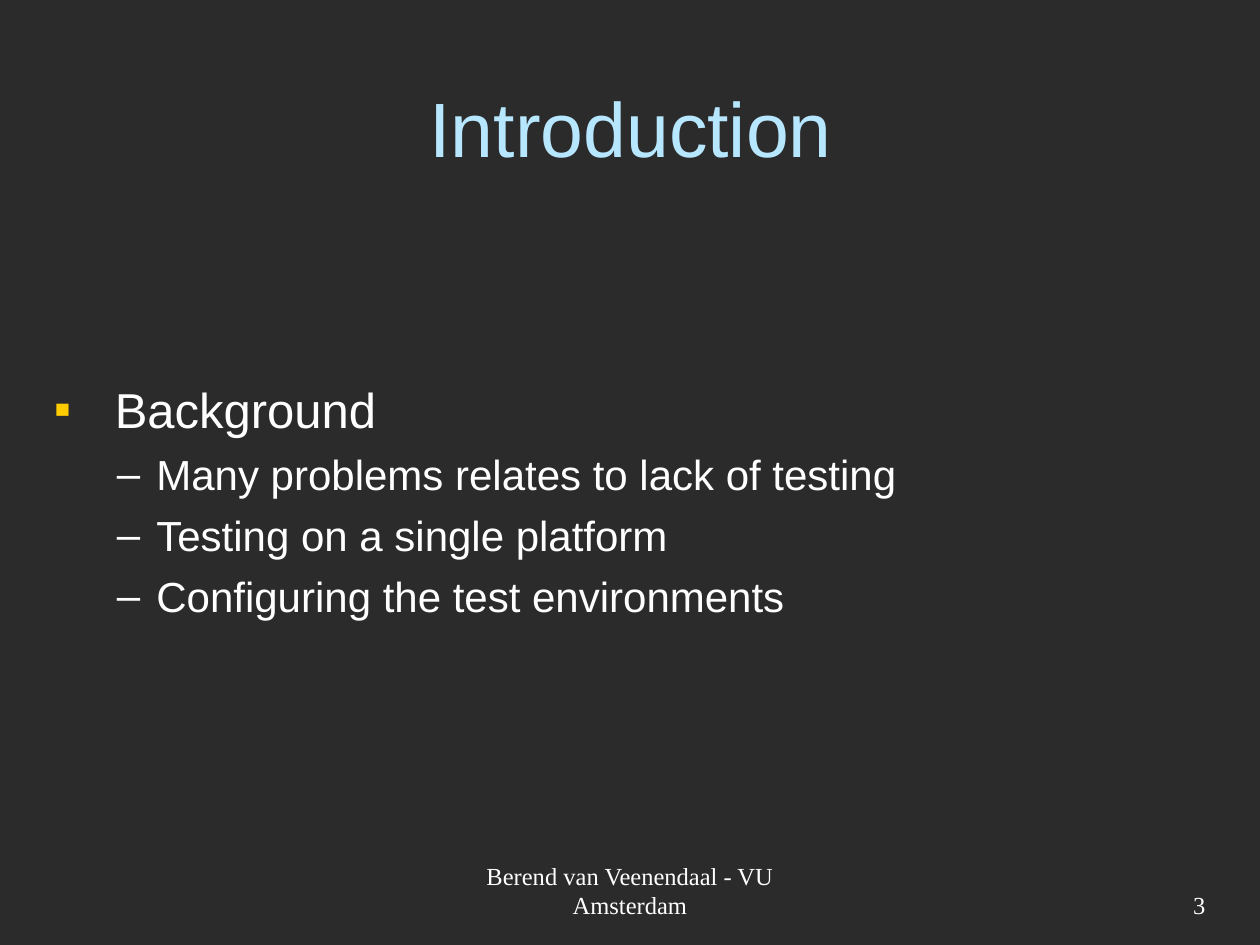
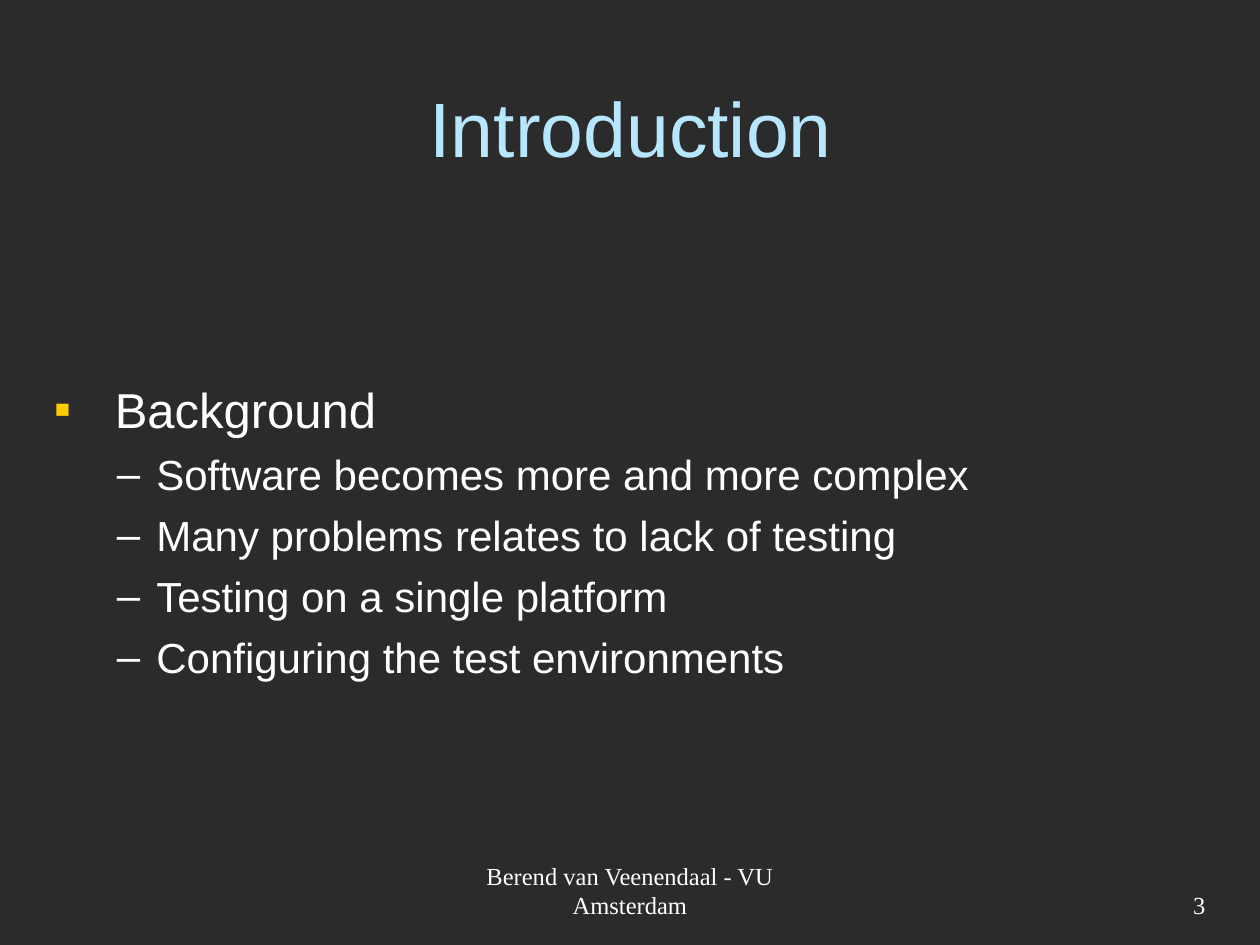
Before and after one commit to JungleComputing/codmon, a slide deck: slide 3 of doc/report/Codmon-VM.ppt. Drawn at 1260x945 pixels with LibreOffice and Linux fonts; fonts in the diff are those of the drawing; background and template pictures are left out; a plain dark background stands for a picture behind light text. Boxes give left, top, right and bottom in pixels: in the first picture for what was removed or moved away, otherwise in the second. Text is boxed around its words. In the diff, an @@ line names an element or a change of style, - is before the commit and + after.

```diff
--- a/doc/report/Codmon-VM.ppt
+++ b/doc/report/Codmon-VM.ppt
@@ text at [156, 459, 968, 499]: paragraph added @@
+  – Software becomes more and more complex
```
Also in this commit, not shown: 1 other slide changed, 1 slide added, 1 other file.
